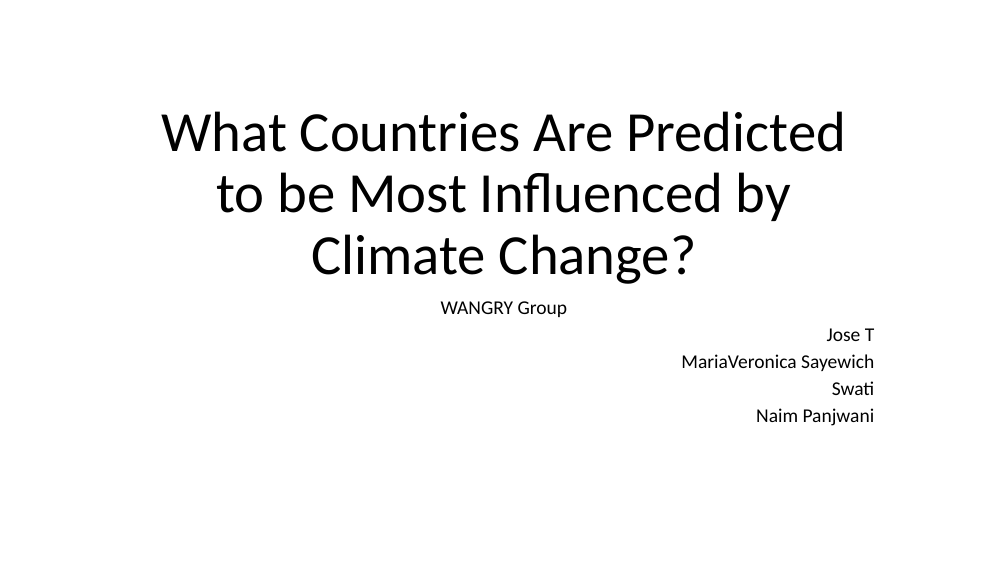
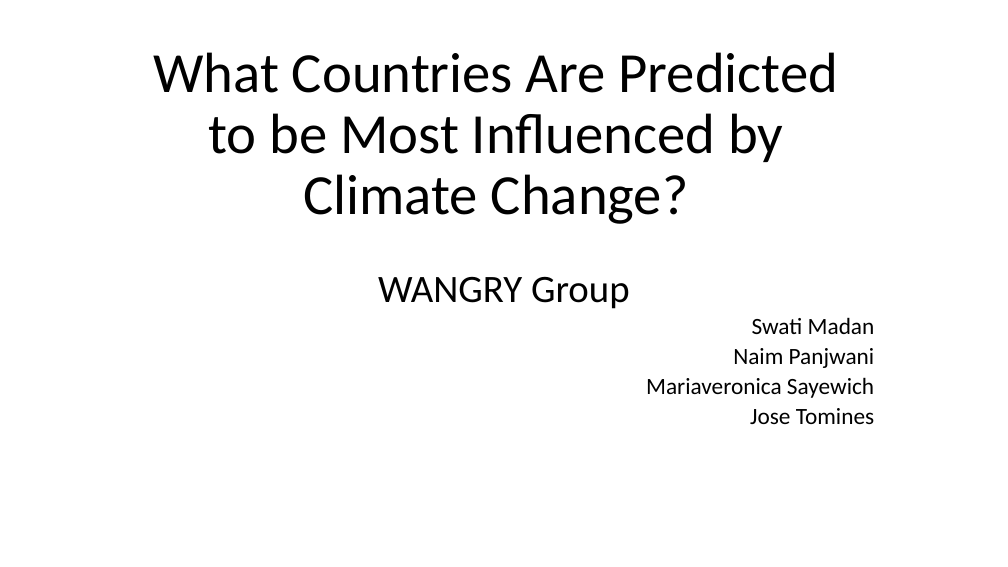
Before and after one commit to jtomines/ProjWANGRY, a slide deck: slide 1 of NP_climate_change.pptx. Drawn at 1008x567 pixels with LibreOffice and Linux fonts; fonts in the diff are those of the drawing. Boxes give left, top, right and bottom in pixels: in the first picture for what was removed or moved away, otherwise in the second. Text is boxed around its words. In the diff, an @@ line names an element or a change of style, - is before the commit and + after.

Commit message:
Powerpoint draft2

```diff
--- a/NP_climate_change.pptx
+++ b/NP_climate_change.pptx
@@ title "What Countries Are Predicted to ..." moved from (x1=161, y1=111, x2=846, y2=284) to (x1=153, y1=52, x2=838, y2=224) @@
@@ subtitle "WANGRY Group" moved from (x1=441, y1=301, x2=875, y2=426) to (x1=378, y1=276, x2=875, y2=424) @@
@@ subtitle at (x1=378, y1=276, x2=875, y2=368): size 18.6 to 37 pt in "WANGRY Group"; size 18.6 to 22.2 pt in "Naim Panjwani" @@
@@ subtitle at (x1=752, y1=317, x2=875, y2=334): text changed; size 18.6 to 22.2 pt @@
-Jose T
-MariaVeronica Sayewich
-Swati
+Swati Madan
@@ subtitle at (x1=646, y1=377, x2=874, y2=424): paragraphs added @@
+Mariaveronica Sayewich
+Jose Tomines
```
